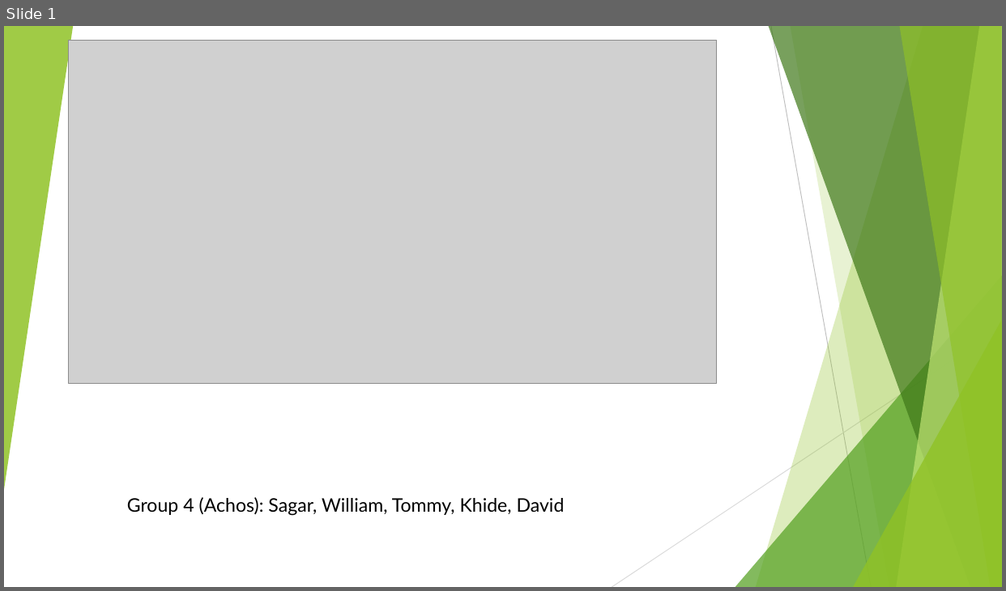
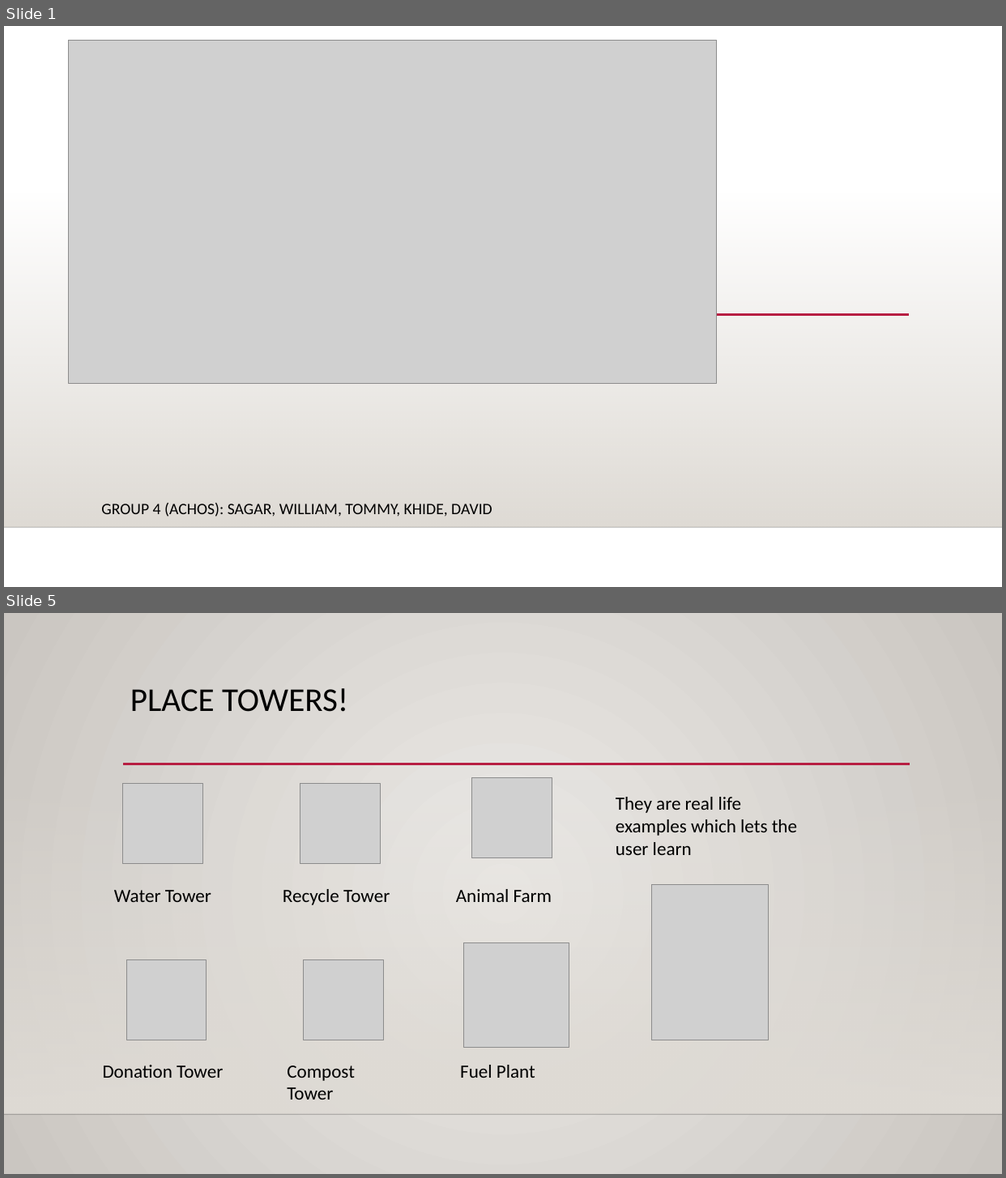
Before and after one commit to WilliamBCIT/project-group4, a slide deck: Week4FridayPresentation.pptx. Shown one above the other, each under a label of ours: slide 1 before the commit, slides 1 and 5 after it; the slides between them are not shown. The pictures are 1006x591 and 1006x1178 pixels, drawn with LibreOffice and Linux fonts; fonts in the diff are those of the drawing; grey boxes stand for pictures; background and template pictures are left out. Boxes give left, top, right and bottom in pixels: in the first picture for what was removed or moved away, otherwise in the second. Text is boxed around its words. In the diff, an @@ line names an element or a change of style, - is before the commit and + after.

```diff
--- a/Week4FridayPresentation.pptx
+++ b/Week4FridayPresentation.pptx
@@ slide 5 added at [4,613,1002,1174], background gradient #ECEAE7 to #CAC7C1; not listed: 2 template elements that a slide beside it also shows @@
@@ title added at [130,688,348,712], 32 pt, text #000000 @@
+PLACE TOWERS!
@@ line added from (123, 764) to (910, 764), #B71E42 2.5 pt @@
@@ picture added at [473,777,552,858] @@
@@ picture added at [123,784,203,864] @@
@@ picture added at [300,784,380,864] @@
@@ text added at [616,797,797,855], 18 pt, text #000000 @@
+They are real life examples which lets the user learn
@@ text added at [114,890,211,902], 18 pt, text #000000 @@
+Water Tower
@@ text added at [283,889,390,905], 18 pt, text #000000 @@
+Recycle Tower
@@ text added at [456,889,552,902], 18 pt, text #000000 @@
+Animal Farm
@@ picture added at [652,885,769,1041] @@
@@ picture added at [464,943,570,1049] @@
@@ picture added at [126,960,206,1040] @@
@@ picture added at [304,960,384,1040] @@
@@ text added at [103,1065,223,1078], 18 pt, text #000000 @@
+Donation Tower
@@ text added at [287,1066,355,1100], 18 pt, text #000000 @@
+Compost Tower
@@ text added at [460,1065,535,1078], 18 pt, text #000000 @@
+Fuel Plant
@@ slide 1 changed as well @@
@@ group removed at [4,26,1002,587]: 5 freeform shapes, 3 triangles, 2 lines @@
@@ rectangle added at [4,191,1002,527], fill gradient #DFDBD5 @@
@@ line added from (202, 315) to (909, 315), #B71E42 2.5 pt @@
@@ subtitle at [101,503,492,517]: text changed; size 18 to 15.3 pt; font Lato to Calibri @@
-Group 4 (Achos): Sagar, William, Tommy, Khide, David
+GROUP 4 (ACHOS): SAGAR, WILLIAM, TOMMY, KHIDE, DAVID
@@ line added from (4, 527) to (1002, 527), #000001 1 pt @@
```
Also in this commit, not shown: 2 other slides changed, 15 other slides added, 5 slides removed.
